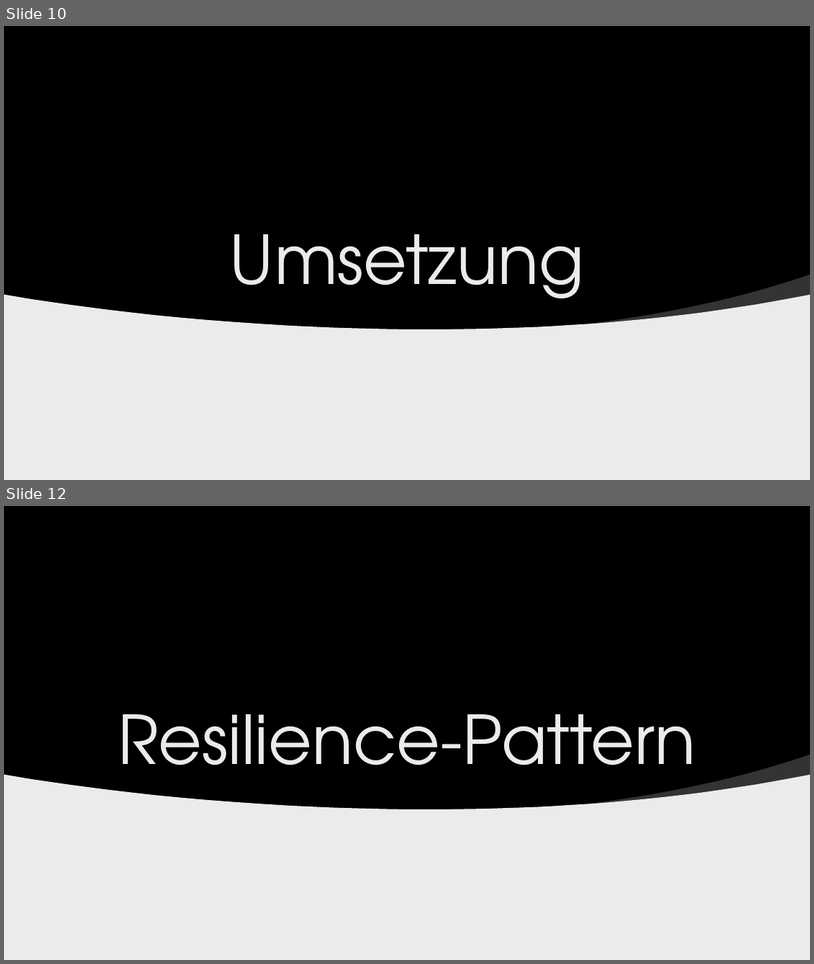
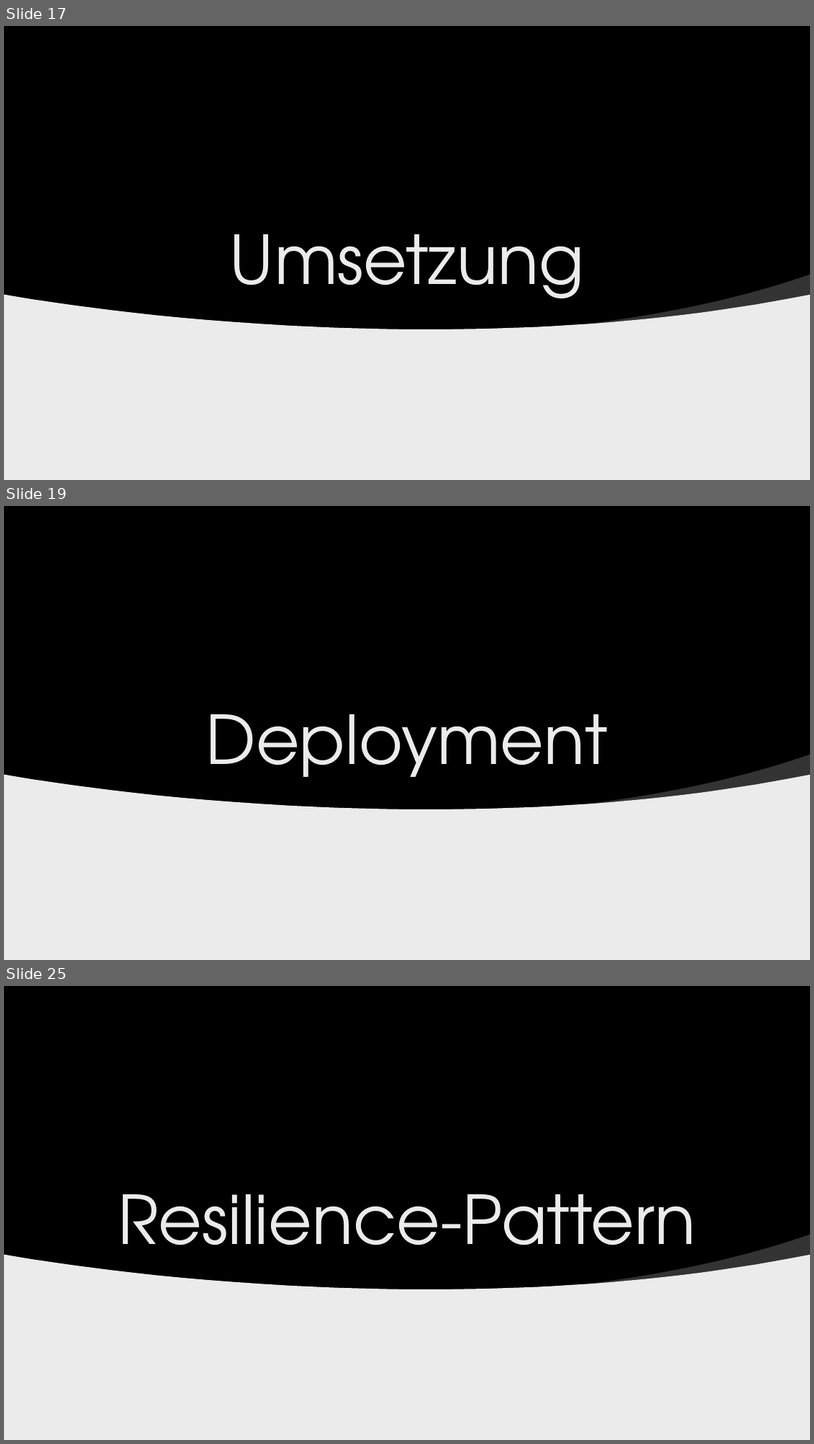
Before and after one commit to der10pm/gca, a slide deck: GCA_Abschlusspraesi_Szablewski_Linnenbaum.pptx. Shown one above the other, each under a label of ours: slides 10 and 12 before the commit, slides 17, 19 and 25 after it; the slides between them are not shown. The pictures are 814x964 and 814x1444 pixels, drawn with LibreOffice and Linux fonts; fonts in the diff are those of the drawing; grey boxes stand for pictures; background and template pictures are left out. Boxes give left, top, right and bottom in pixels: in the first picture for what was removed or moved away, otherwise in the second. Text is boxed around its words. In the diff, an @@ line names an element or a change of style, - is before the commit and + after.

```diff
--- a/GCA_Abschlusspraesi_Szablewski_Linnenbaum.pptx
+++ b/GCA_Abschlusspraesi_Szablewski_Linnenbaum.pptx
@@ slide 19 added at (x1=4, y1=506, x2=810, y2=960), background picture (left out) @@
@@ rectangle added at (x1=4, y1=506, x2=810, y2=818), fill #000000 @@
@@ picture added at (x1=533, y1=506, x2=639, y2=582) @@
@@ rectangle added at (x1=694, y1=506, x2=740, y2=582), fill #B01513 @@
@@ picture added at (x1=4, y1=682, x2=271, y2=960) @@
@@ picture added at (x1=4, y1=698, x2=104, y2=854) @@
@@ title added at (x1=206, y1=714, x2=608, y2=777), 80 pt, text #EBEBEB @@
+Deployment
@@ freeform shape added at (x1=581, y1=754, x2=810, y2=809), fill #FFFFFF at 20% opacity @@
@@ freeform shape added at (x1=4, y1=775, x2=810, y2=960), fill #EBEBEB @@
@@ picture added at (x1=574, y1=909, x2=639, y2=960) @@
@@ what was slide 10 is now slide 17 @@
@@ what was slide 12 is now slide 25 @@
```
Also in this commit, not shown: 6 slides changed, 15 other slides added, 5 slides removed.
